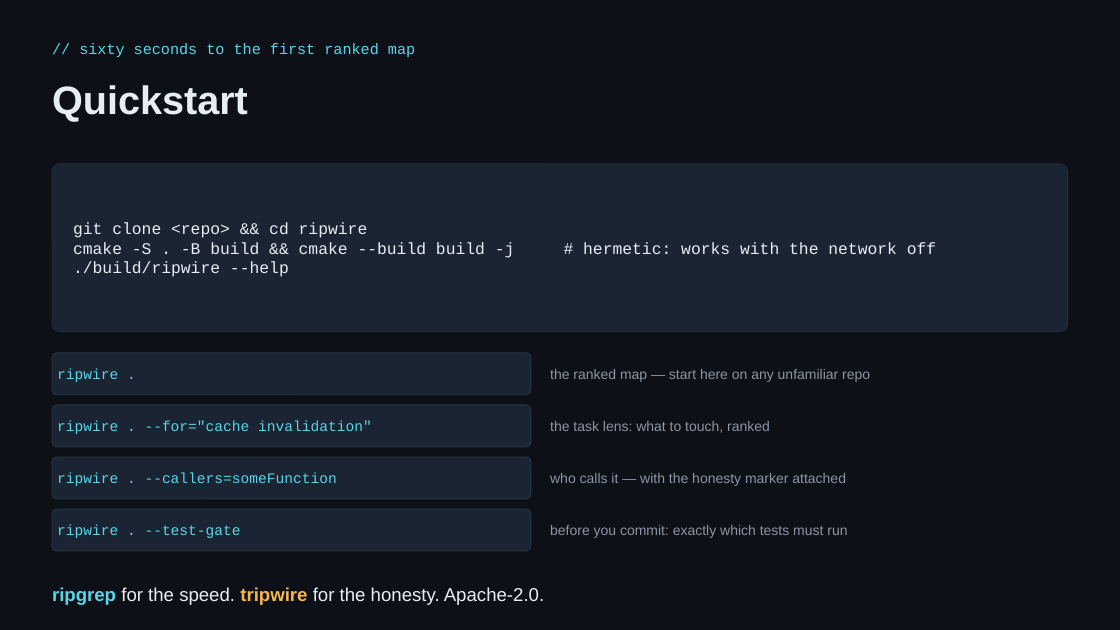
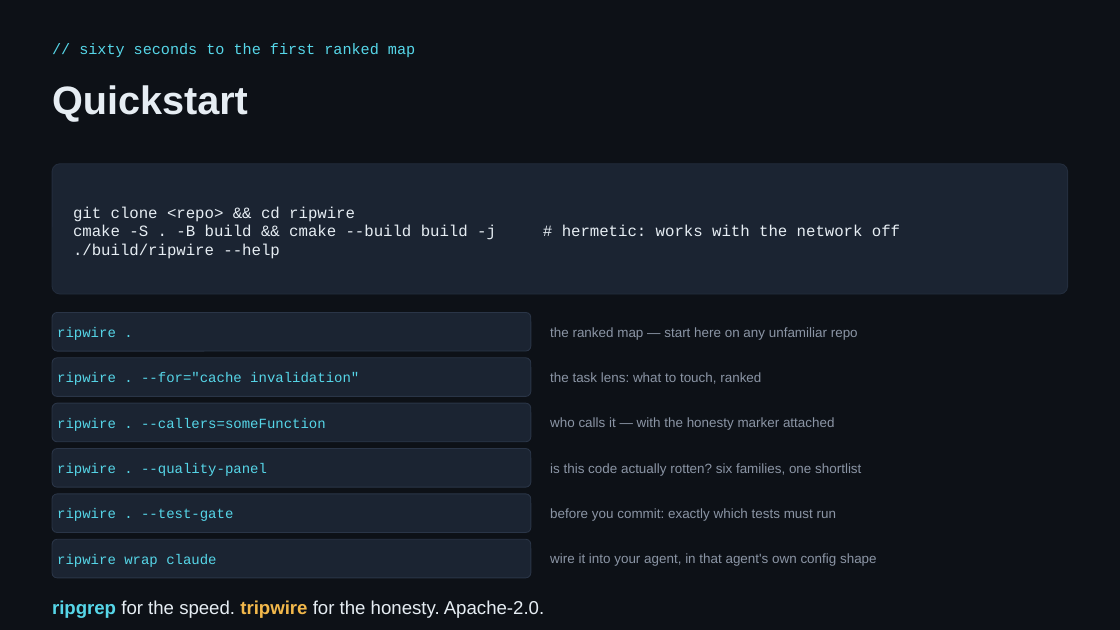
Before and after one commit to redhat-et/ripwire, a slide deck: slide 23 of present/ripwire-showcase.pptx (slide 18 before the commit). Drawn at 1120x630 pixels with LibreOffice and Linux fonts; fonts in the diff are those of the drawing. Boxes give left, top, right and bottom in pixels: in the first picture for what was removed or moved away, otherwise in the second. Text is boxed around its words. In the diff, an @@ line names an element or a change of style, - is before the commit and + after.

```diff
--- a/present/ripwire-showcase.pptx
+++ b/present/ripwire-showcase.pptx
@@ rounded rectangle resized from (x1=52, y1=164, x2=1068, y2=332) to (x1=52, y1=164, x2=1068, y2=294) @@
@@ text "git clone <repo> && cd ..." at (x1=73, y1=206, x2=900, y2=240): size 14 to 13.5 pt @@
@@ rounded rectangle resized from (x1=52, y1=353, x2=531, y2=395) to (x1=52, y1=313, x2=531, y2=351) @@
@@ text "ripwire ." moved from (x1=57, y1=368, x2=118, y2=382) to (x1=57, y1=327, x2=116, y2=340) @@
@@ text "the ranked map — start ..." moved from (x1=550, y1=369, x2=870, y2=382) to (x1=550, y1=327, x2=858, y2=340) @@
@@ 2 texts, 1 rounded rectangle moved together from (x1=52, y1=405, x2=770, y2=447) to (x1=52, y1=358, x2=761, y2=397) @@
@@ 2 texts, 1 rounded rectangle moved together from (x1=52, y1=457, x2=846, y2=499) to (x1=52, y1=403, x2=835, y2=442) @@
@@ proportions changed in 5 elements at (x1=52, y1=164, x2=1068, y2=294), (x1=52, y1=313, x2=531, y2=351), (x1=52, y1=358, x2=531, y2=397), (x1=52, y1=403, x2=531, y2=442), (x1=52, y1=449, x2=531, y2=487) @@
@@ rounded rectangle resized from (x1=52, y1=509, x2=531, y2=551) to (x1=52, y1=449, x2=531, y2=487) @@
@@ text added at (x1=57, y1=463, x2=267, y2=476), 12 pt, text #56D6E8 @@
+ripwire . --quality-panel
@@ text added at (x1=550, y1=463, x2=861, y2=476), 11.5 pt, text #8B95A5 @@
+is this code actually rotten? six families, one shortlist
@@ rounded rectangle added at (x1=52, y1=494, x2=531, y2=533), fill #1B2432, outline #2A3547 0.75 pt @@
@@ size 12.5 to 12 pt in 4 elements at (x1=57, y1=327, x2=116, y2=340), (x1=57, y1=372, x2=359, y2=385), (x1=57, y1=418, x2=326, y2=431), (x1=57, y1=508, x2=233, y2=521) @@
@@ text "ripwire . --test-gate" moved from (x1=57, y1=525, x2=241, y2=538) to (x1=57, y1=508, x2=233, y2=521) @@
@@ size 12 to 11.5 pt in 4 elements at (x1=550, y1=327, x2=858, y2=340), (x1=550, y1=372, x2=761, y2=384), (x1=550, y1=417, x2=835, y2=430), (x1=550, y1=508, x2=836, y2=521) @@
@@ text "before you commit: exactly which ..." moved from (x1=550, y1=525, x2=847, y2=538) to (x1=550, y1=508, x2=836, y2=521) @@
@@ rounded rectangle added at (x1=52, y1=539, x2=531, y2=578), fill #1B2432, outline #2A3547 0.75 pt @@
@@ text added at (x1=57, y1=554, x2=216, y2=567), 12 pt, text #56D6E8 @@
+ripwire wrap claude
@@ text added at (x1=550, y1=553, x2=877, y2=566), 11.5 pt, text #8B95A5 @@
+wire it into your agent, in that agent's own config shape
@@ text "ripgrep for the speed. tripwire ..." moved from (x1=52, y1=587, x2=544, y2=605) to (x1=52, y1=600, x2=544, y2=618) @@
```
Also in this commit, not shown: 15 other slides changed, 7 slides added, 2 slides removed, 1 other file.
